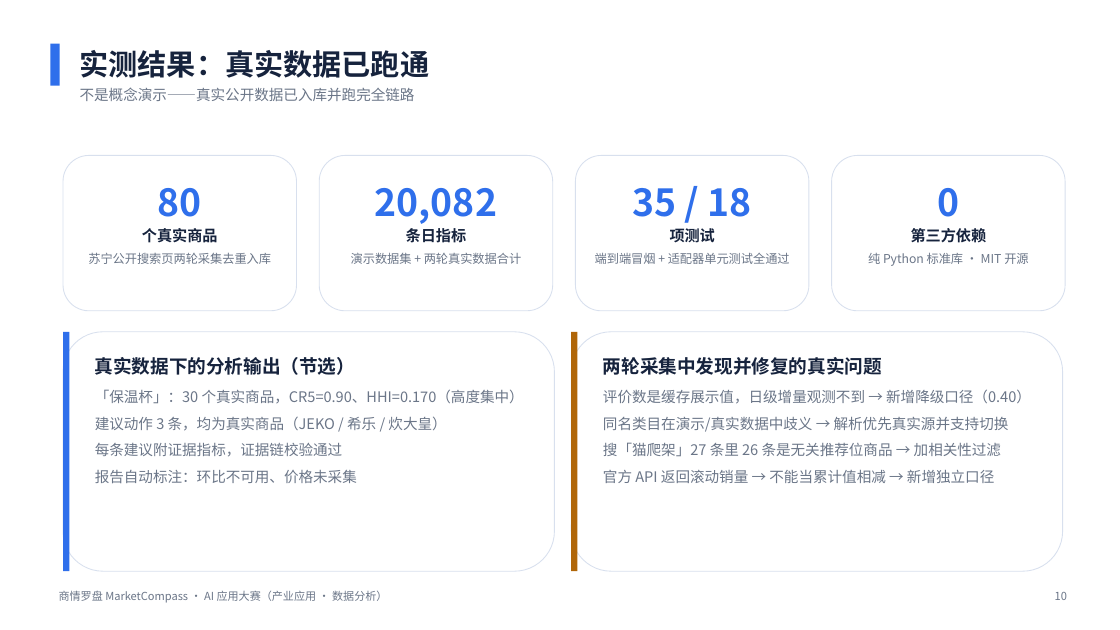
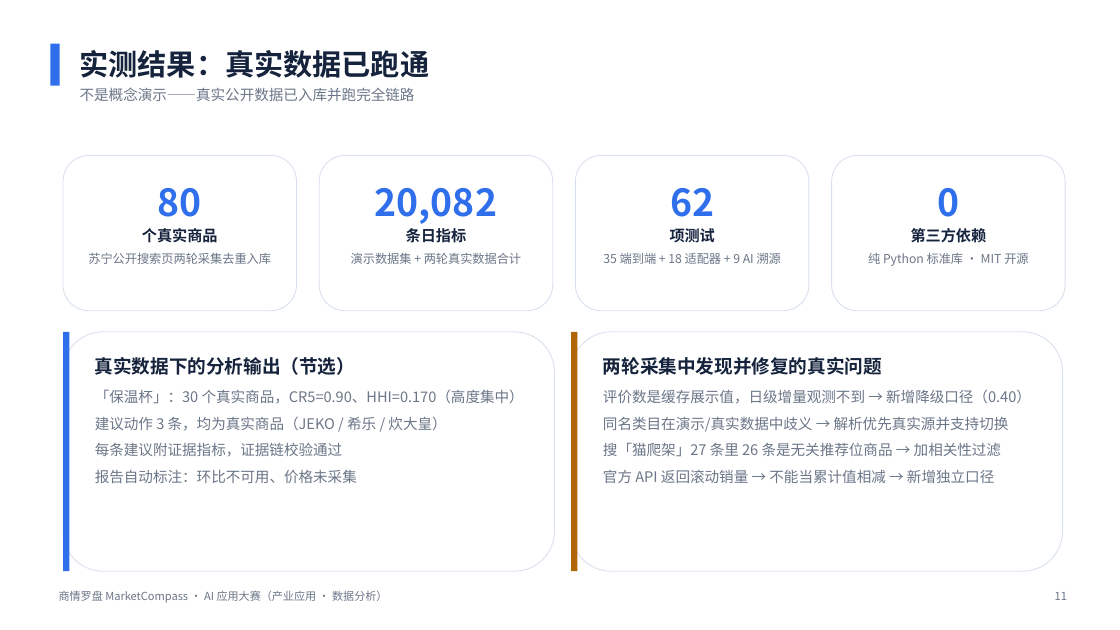
Before and after one commit to Wabix-void/market-compass, a slide deck: slide 11 of docs/参赛材料/02-演示PPT.pptx (slide 10 before the commit). Drawn at 1120x630 pixels with LibreOffice and Linux fonts; fonts in the diff are those of the drawing. Boxes give left, top, right and bottom in pixels: in the first picture for what was removed or moved away, otherwise in the second. Text is boxed around its words. In the diff, an @@ line names an element or a change of style, - is before the commit and + after.

```diff
--- a/docs/参赛材料/02-演示PPT.pptx
+++ b/docs/参赛材料/02-演示PPT.pptx
@@ text at [632,188,752,217]: text changed @@
-35 / 18
+62
@@ text at [603,253,781,264]: text changed @@
-端到端冒烟 + 适配器单元测试全通过
+35 端到端 + 18 适配器 + 9 AI 溯源
@@ text at [1055,592,1067,600]: text changed @@
-10
+11
```
Also in this commit, not shown: 5 other slides changed, 1 slide added, 14 other files.
